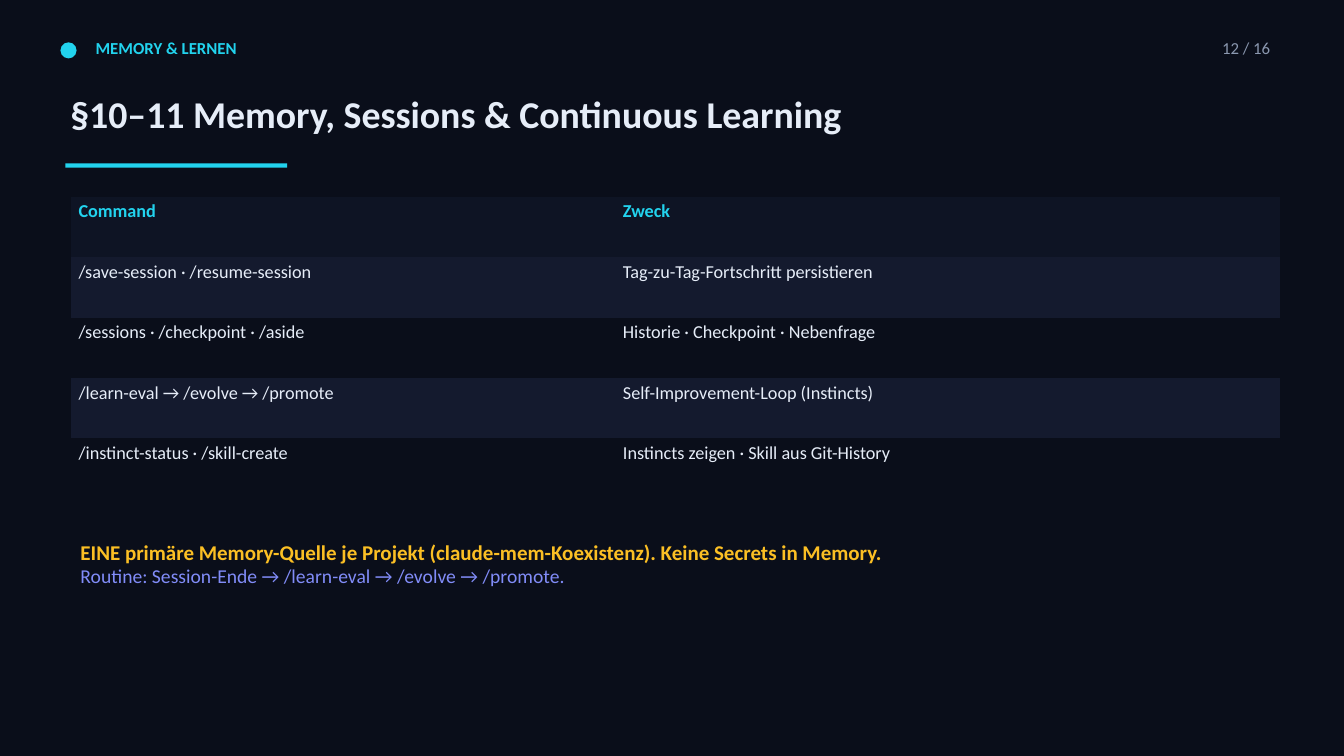
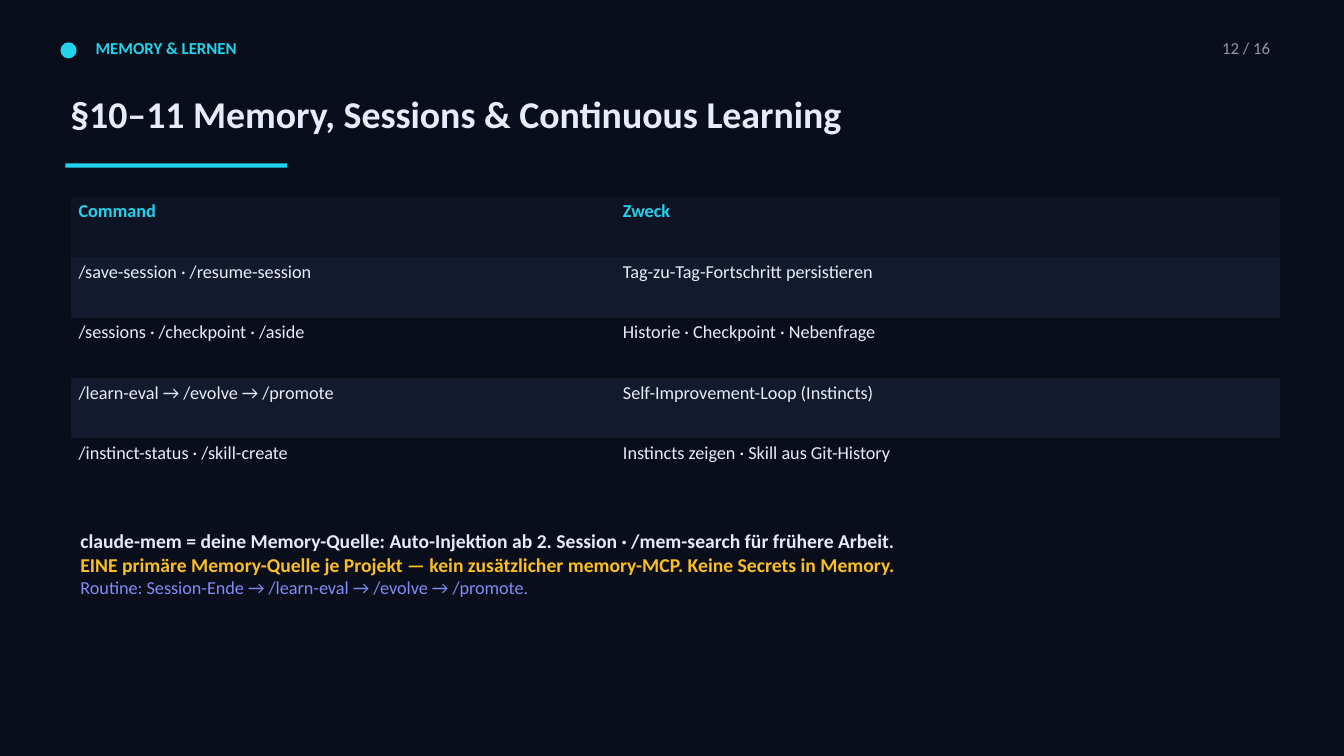
Before and after one commit to Paulee8155/Claude-Code-BestPractice, a slide deck: slide 13 of docs/ECC-Harness-Guide.de.pptx. Drawn at 1344x756 pixels with LibreOffice and Linux fonts; fonts in the diff are those of the drawing. Boxes give left, top, right and bottom in pixels: in the first picture for what was removed or moved away, otherwise in the second. Text is boxed around its words. In the diff, an @@ line names an element or a change of style, - is before the commit and + after.

```diff
--- a/docs/ECC-Harness-Guide.de.pptx
+++ b/docs/ECC-Harness-Guide.de.pptx
@@ text "claude-mem = deine Memory-Quelle: Auto-Injektion ...": place and size @@
-text "claude-mem = deine Memory-Quelle: Auto-Injektion ..." at <box>80,544,881,586</box>
+text "claude-mem = deine Memory-Quelle: Auto-Injektion ..." at <box>80,534,894,597</box>
@@ text at <box>80,534,894,576</box>: text changed; size 15 to 14 pt; text colour #FBBF24 to #E6EDF8 @@
-EINE primäre Memory-Quelle je Projekt (claude-mem-Koexistenz). Keine Secrets in Memory.
+claude-mem = deine Memory-Quelle: Auto-Injektion ab 2. Session · /mem-search für frühere Arbeit.
+EINE primäre Memory-Quelle je Projekt — kein zusätzlicher memory-MCP. Keine Secrets in Memory.
@@ text at <box>80,581,529,597</box>: size 14 to 13 pt in "Routine: Session-Ende → /learn-eval → /evolve → ..." @@
```
Also in this commit, not shown: 1 other slide changed, 2 other files.
